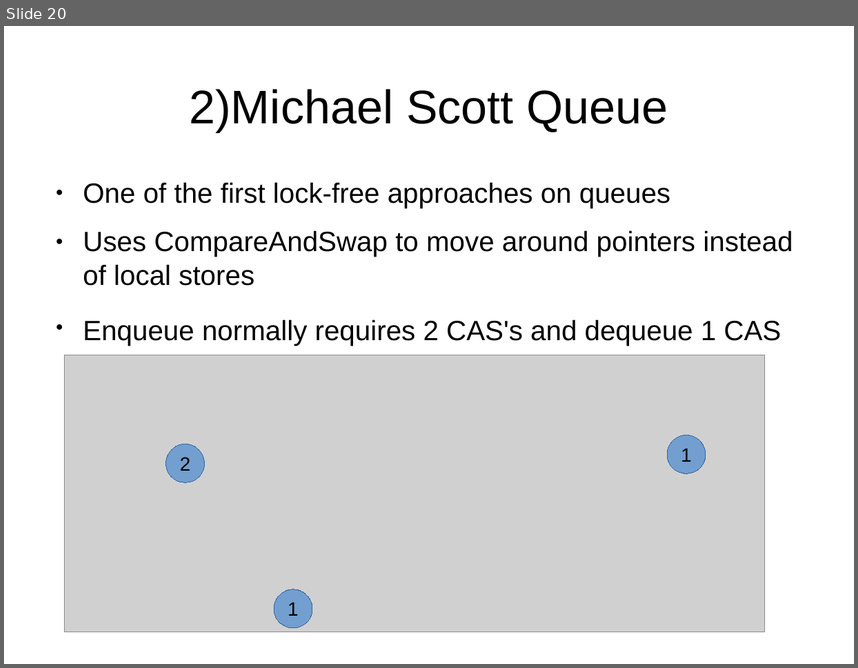
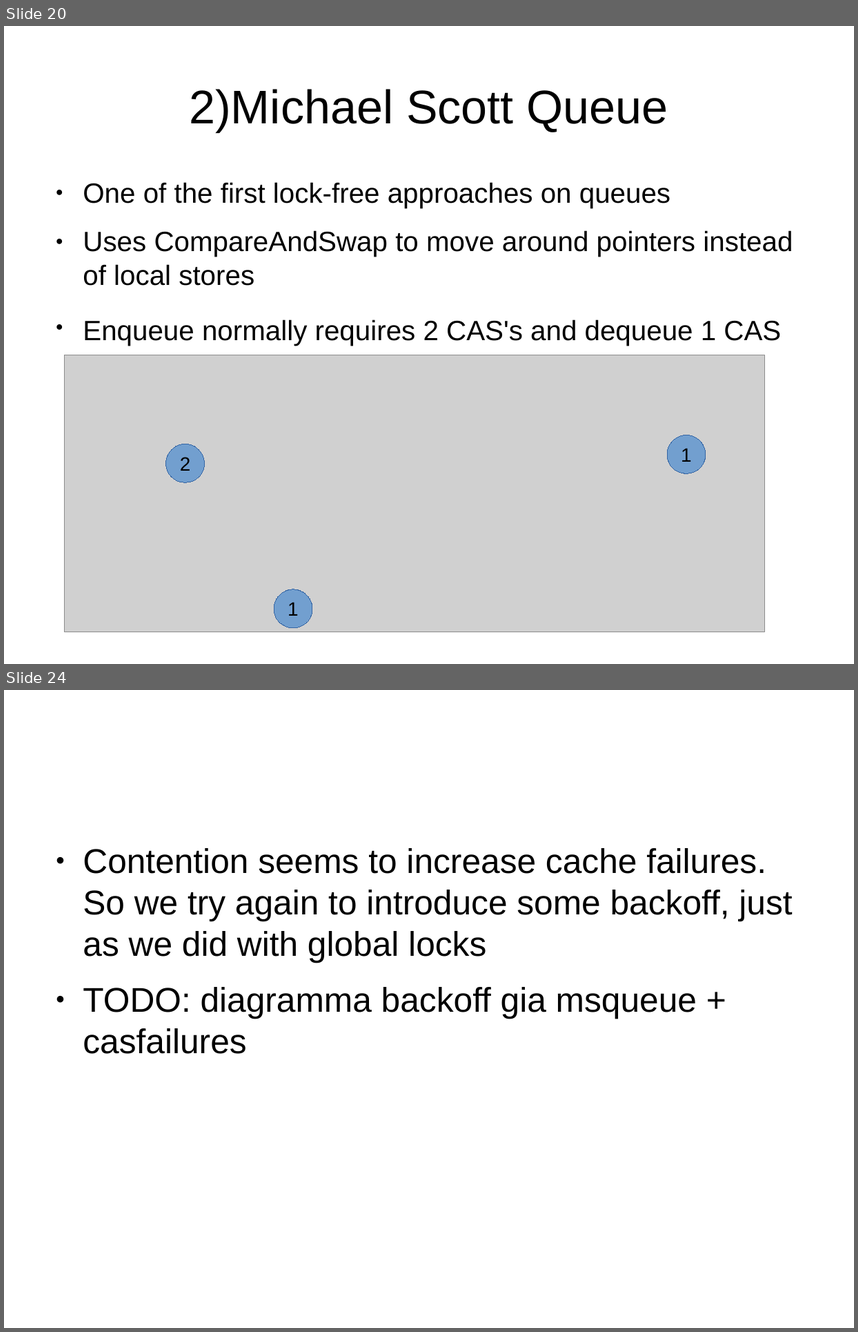
Before and after one commit to mpastyl/my_thesis, a slide deck: presentation.odp. Shown one above the other, each under a label of ours: slide 20 before the commit, slides 20 and 24 after it; the slides between them are not shown. The pictures are 858x668 and 858x1332 pixels, drawn with LibreOffice and Linux fonts; fonts in the diff are those of the drawing; grey boxes stand for pictures. Boxes give left, top, right and bottom in pixels: in the first picture for what was removed or moved away, otherwise in the second. Text is boxed around its words. In the diff, an @@ line names an element or a change of style, - is before the commit and + after.

```diff
--- a/presentation.odp
+++ b/presentation.odp
@@ slide 24 added at (4, 690, 854, 1328), background #FFFFFF @@
@@ text added at (83, 848, 792, 1054), 32 pt, text #000000 @@
+● Contention seems to increase cache failures. So we try again to introduce some backoff, just as we did with global locks
+● TODO: diagramma backoff gia msqueue + casfailures
```
Also in this commit, not shown: 2 slides changed, 6 other slides added.
